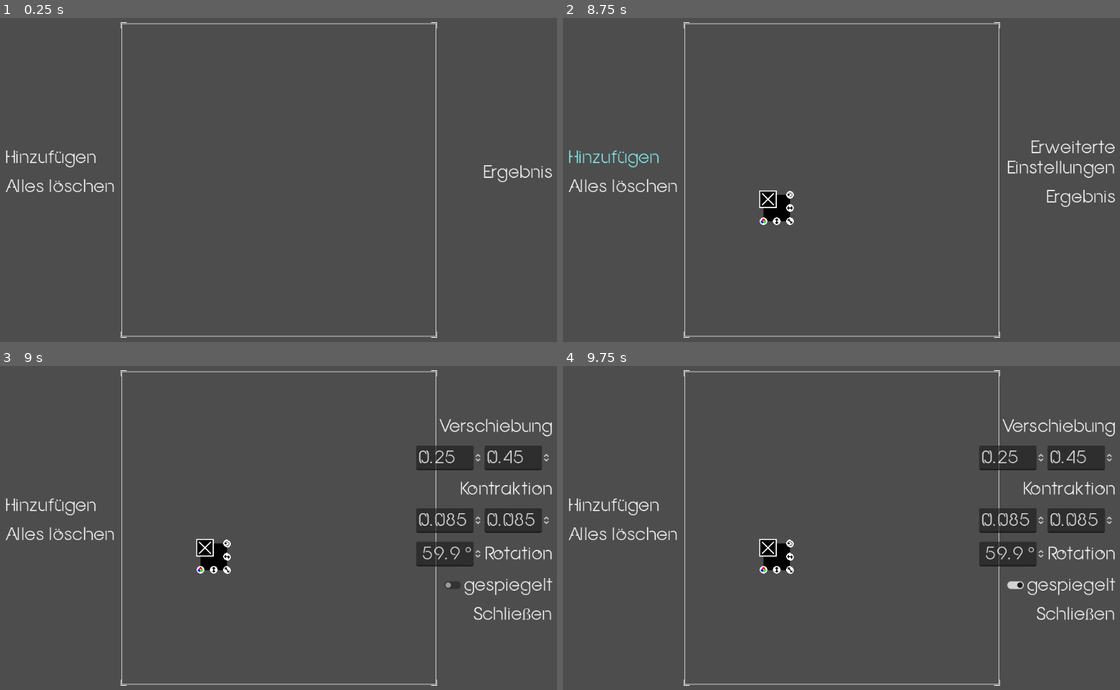
Above: before the commit, frames 1-4 (two rows, left to right).
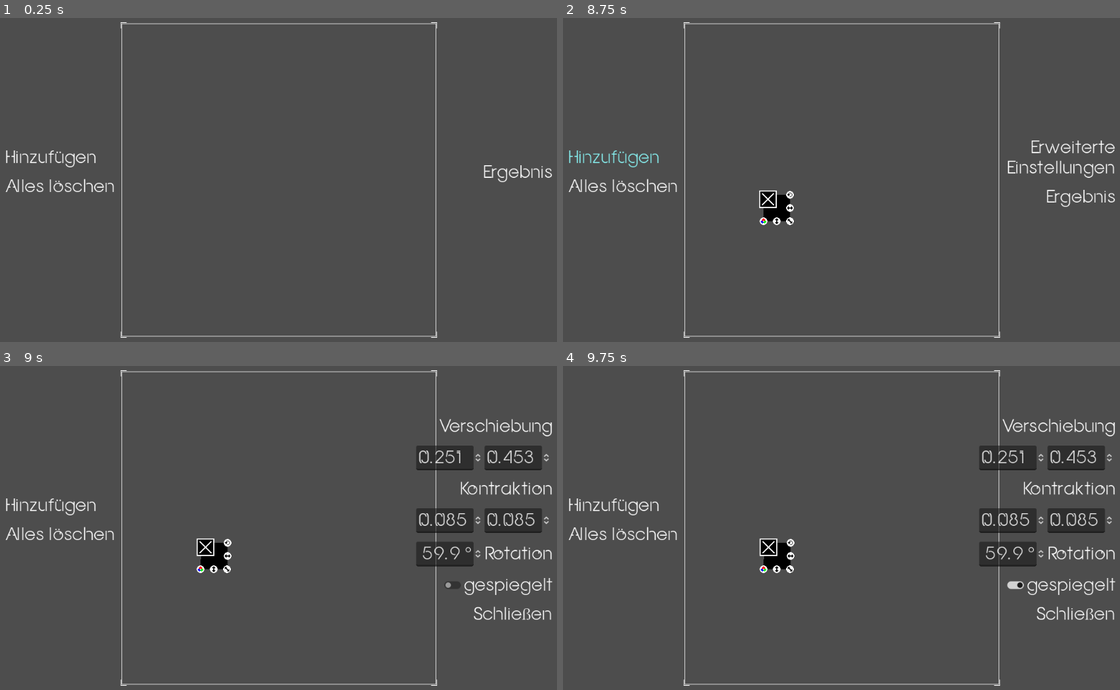
Above: after the commit, the same moments.

Repository: Anomasie/Fractals
Game: Godot game, scene res://scenes/GUI.tscn
Two runs of this game, one before a commit and one after it. Both use one fixed random seed, a clock stepped at 60 frames per second and the inputs below.
Inputs (mouse positions are in pixels of both pictures, inside the frame that each line leads up to):
- Up to frame 1 (0.25 s): no input
- Up to frame 2 (8.75 s): click "Hinzufügen" at 0.5 s; click (863, 111) at 1.25 s; click (874, 99) at 2 s; click (874, 111) at 2.75 s; click (863, 124) at 3.5 s; click (874, 124) at 4.25 s; click (847, 124) at 5 s; click "Alles löschen" at 5.75 s; click "Ergebnis" at 6.5 s; click "Zurück" at 7.25 s; click "Hinzufügen" at 8 s
- Up to frame 3 (9 s): click "Erweiterte Einstellungen" at 8.75 s
- Up to frame 4 (9.75 s): click (1003, 586) at 9.5 s

Frames 1-2 are identical in both runs. In frame 3, 0.2% of the frame differs, in the area x 35-96%, y 26-65%; in frame 4, 0.2%.

Commit message:
changed accuracy to 0.001 (advanced options)

Diff:
--- a/scenes/AdvancedOptions.tscn
+++ b/scenes/AdvancedOptions.tscn
@@ -18,13 +18,13 @@
 layout_mode = 2
 min_value = -1.0
 max_value = 2.0
-step = 0.01
+step = 0.001
 
 [node name="TranslationY" type="SpinBox" parent="TranslationBox"]
 layout_mode = 2
 min_value = -1.0
 max_value = 2.0
-step = 0.01
+step = 0.001
 
 [node name="ContractionLabel" type="Label" parent="."]
 layout_mode = 2
@@ -52,7 +52,7 @@
 layout_mode = 2
 size_flags_horizontal = 3
 max_value = 359.9
-step = 0.1
+step = 0.001
 suffix = "°"
 
 [node name="RotationLabel" type="Label" parent="RotationBox"]
